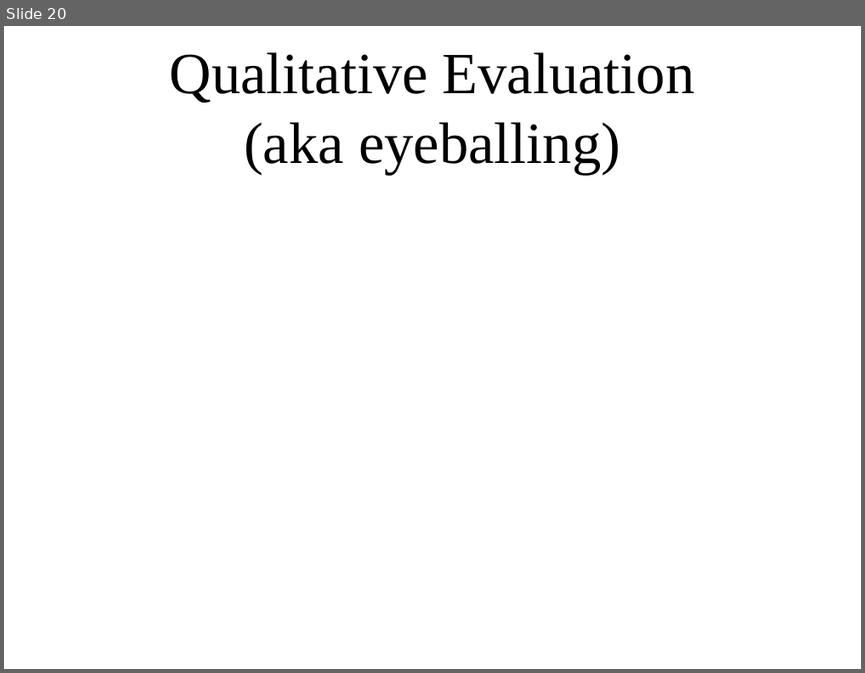
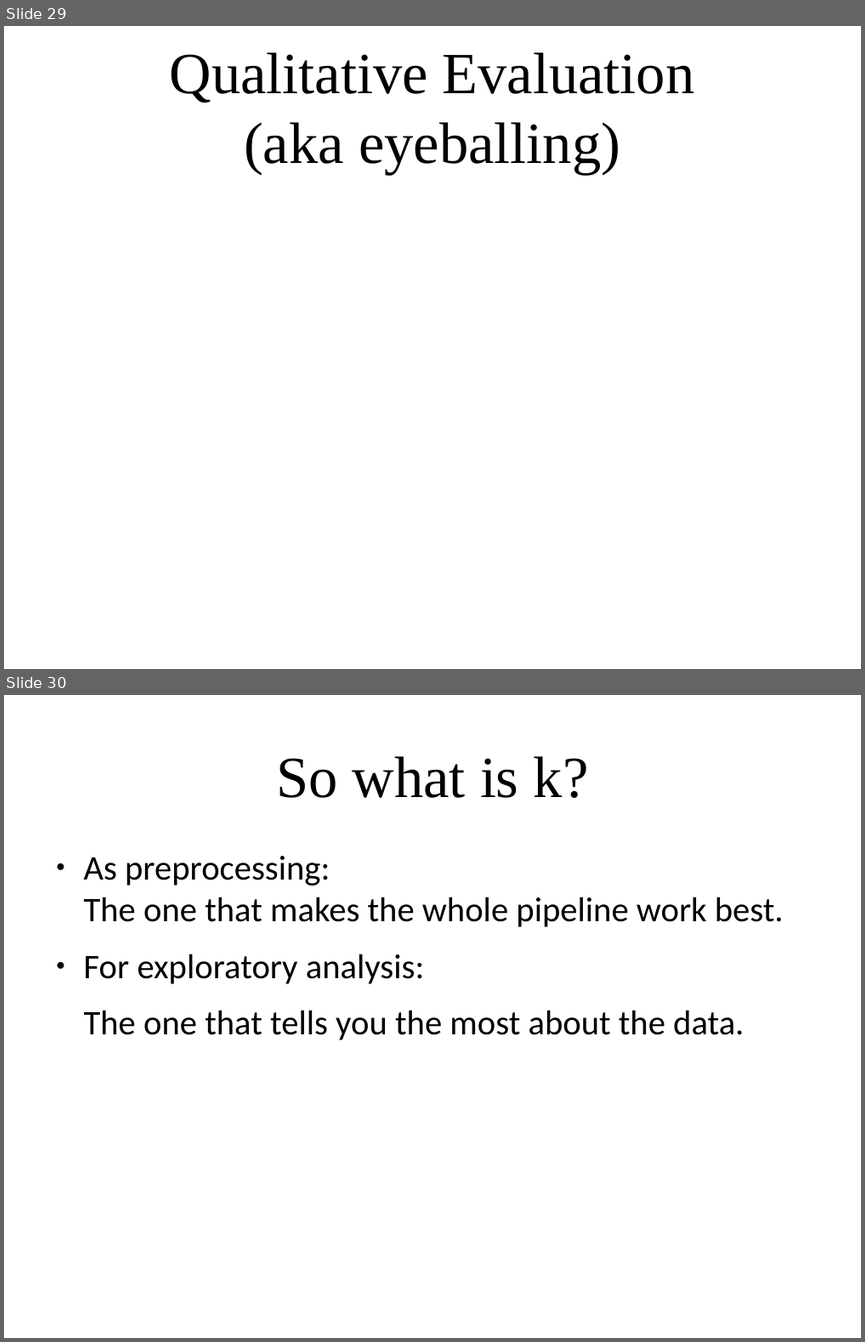
Before and after one commit to amueller/applied_ml_spring_2017, a slide deck: slides/aml-17-032717.odp. Shown one above the other, each under a label of ours: slide 20 before the commit, slides 29 and 30 after it. The pictures are 865x673 and 865x1342 pixels, drawn with LibreOffice and Linux fonts; fonts in the diff are those of the drawing. Boxes give left, top, right and bottom in pixels: in the first picture for what was removed or moved away, otherwise in the second. Text is boxed around its words. In the diff, an @@ line names an element or a change of style, - is before the commit and + after.

```diff
--- a/slides/aml-17-032717.odp
+++ b/slides/aml-17-032717.odp
@@ slide 30 added at (4, 695, 861, 1338), background #FFFFFF @@
@@ title added at (276, 756, 589, 798), 54 pt, text #000000 @@
+So what is k?
@@ text added at (84, 856, 783, 1040), 32 pt, text #000000 @@
+● As preprocessing:
+  The one that makes the whole pipeline work best.
+● For exploratory analysis:
+The one that tells you the most about the data.
@@ what was slide 20 is now slide 29 @@
```
Also in this commit, not shown: 10 other slides added, 2 other files.
